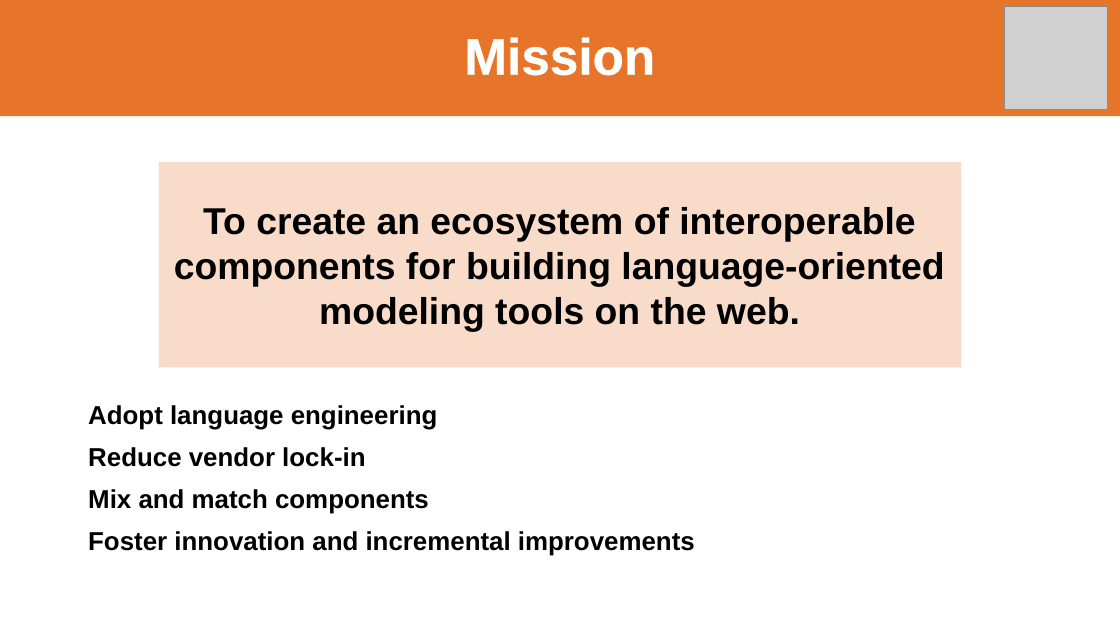
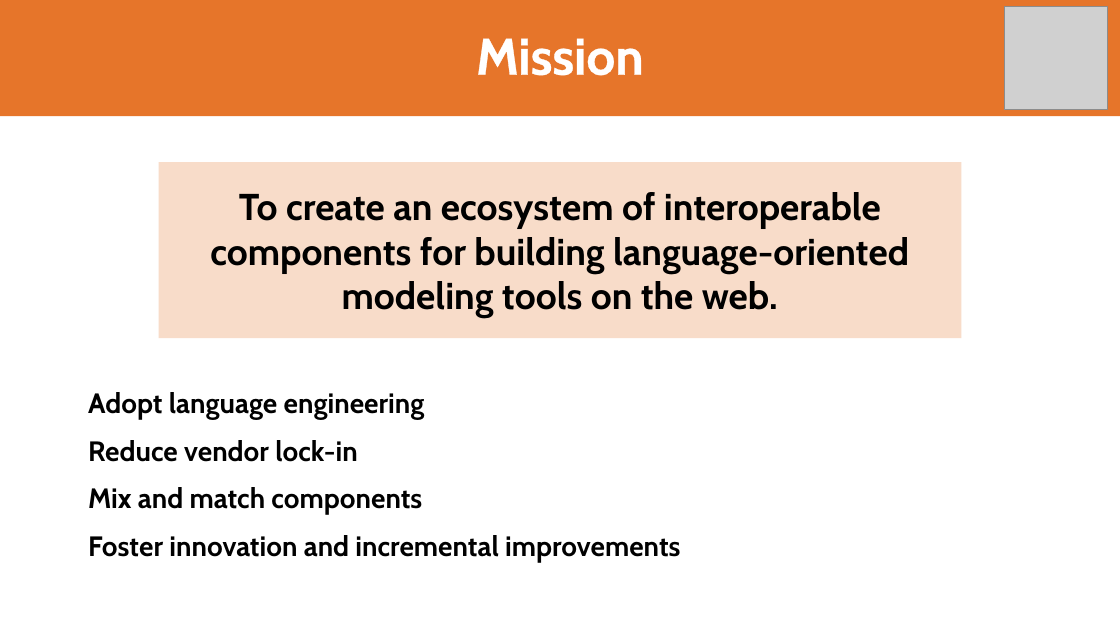
Before and after one commit to LionWeb-io/specification, a slide deck: slide 3 of resources/LangDev 2024 Talk.pptx. Drawn at 1120x630 pixels with LibreOffice and Linux fonts; fonts in the diff are those of the drawing; grey boxes stand for pictures; background and template pictures are left out. Boxes give left, top, right and bottom in pixels: in the first picture for what was removed or moved away, otherwise in the second. Text is boxed around its words. In the diff, an @@ line names an element or a change of style, - is before the commit and + after.

```diff
--- a/resources/LangDev 2024 Talk.pptx
+++ b/resources/LangDev 2024 Talk.pptx
@@ title "Mission" at [0,0,1120,116]: font Arial to Cabin @@
@@ text "Adopt language engineering" at [88,392,680,562]: size 22.2 to 24 pt, font Arial to Cabin; line spacing 0.9 to 1 @@
@@ rectangle "To create an ecosystem of ..." at [159,162,962,339]: font Arial to Cabin @@
@@ rectangle "To create an ecosystem of ...": place and size @@
-rectangle "To create an ecosystem of ..." at [159,162,962,368]
+rectangle "To create an ecosystem of ..." at [159,162,962,339]
```
Also in this commit, not shown: 31 other slides changed.
